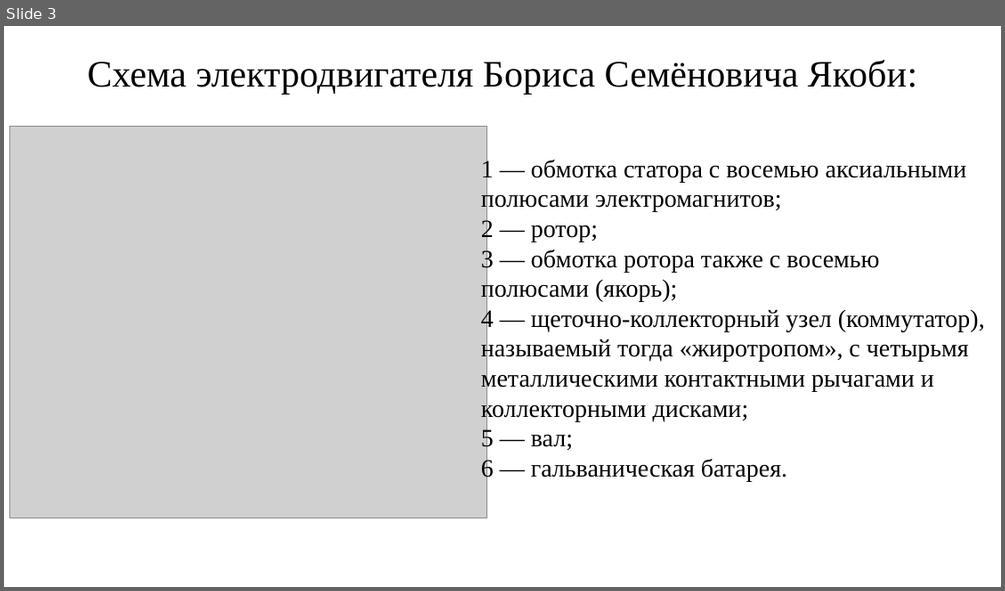
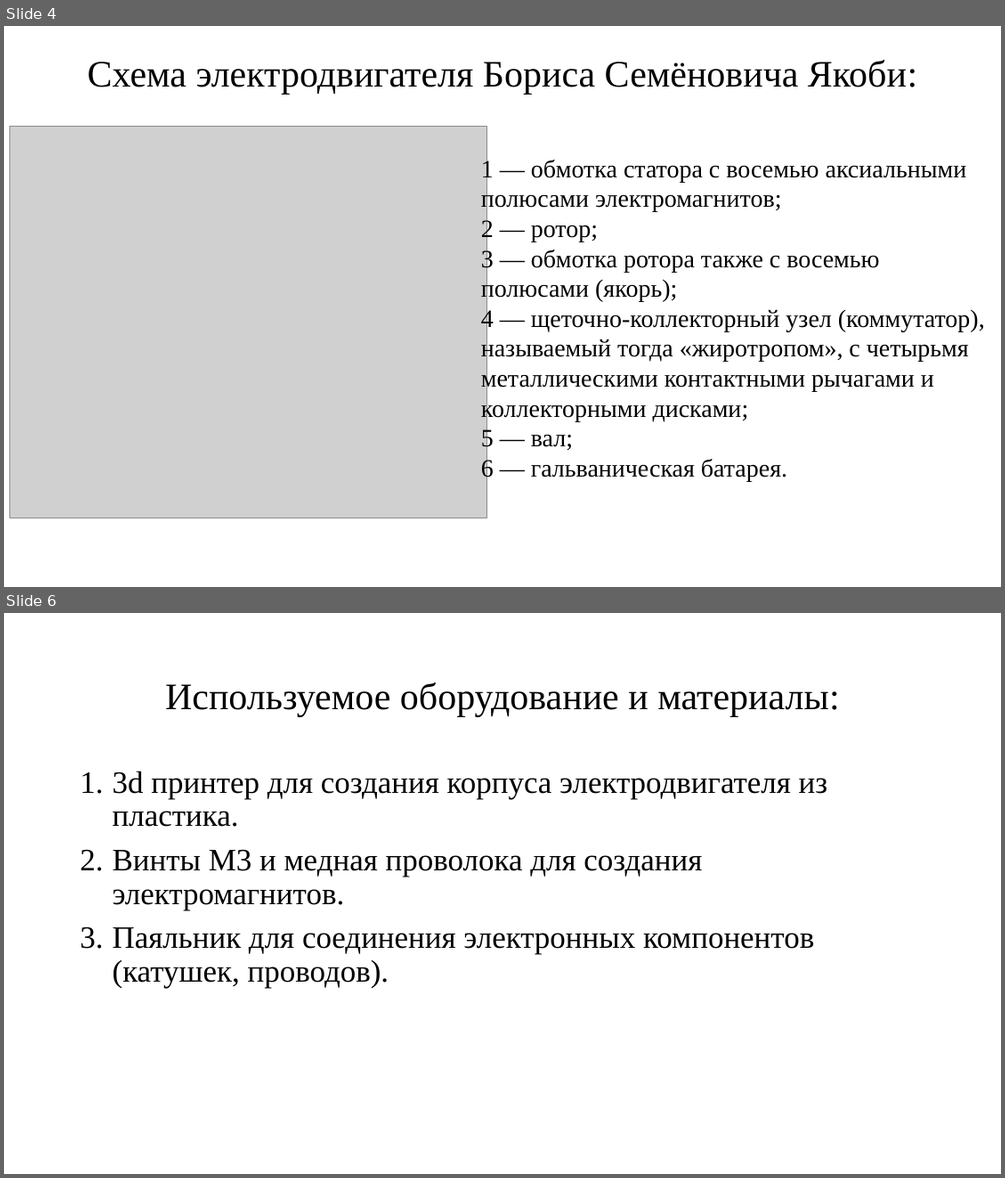
Before and after one commit to KuzovlevAnton/photos, a slide deck: Кузовлев.pptx. Shown one above the other, each under a label of ours: slide 3 before the commit, slides 4 and 6 after it; the slides between them are not shown. The pictures are 1005x591 and 1005x1178 pixels, drawn with LibreOffice and Linux fonts; fonts in the diff are those of the drawing; grey boxes stand for pictures. Boxes give left, top, right and bottom in pixels: in the first picture for what was removed or moved away, otherwise in the second. Text is boxed around its words. In the diff, an @@ line names an element or a change of style, - is before the commit and + after.

```diff
--- a/Кузовлев.pptx
+++ b/Кузовлев.pptx
@@ slide 6 added at box(4, 613, 1001, 1174), background #FFFFFF @@
@@ title added at box(165, 682, 839, 716), 36 pt, text #000000 @@
+Используемое оборудование и материалы:
@@ text added at box(113, 771, 828, 988), 30 pt, text #000000 @@
+1. 3d принтер для создания корпуса электродвигателя из пластика.
+2. Винты М3 и медная проволока для создания электромагнитов.
+3. Паяльник для соединения электронных компонентов (катушек, проводов).
@@ what was slide 3 is now slide 4 @@
```
Also in this commit, not shown: 3 other slides added, 1 slide removed.
